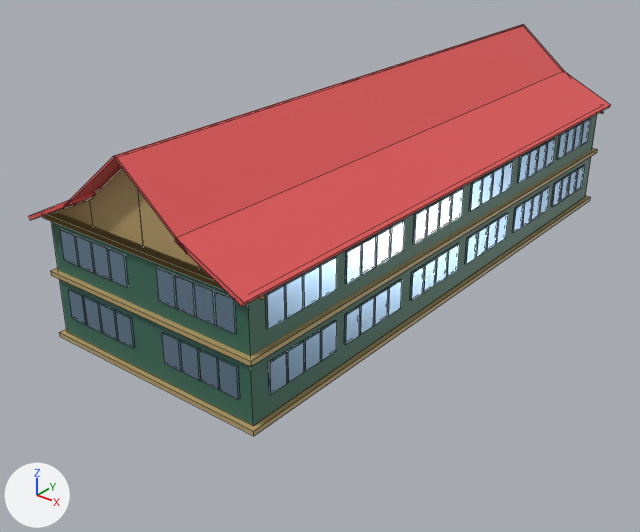
Renders of the Blender file Assets/building/Sekolah/Gedung sekolah 2 tingkat - 4.blend from each side of a commit.
Rendered twice from a 50 mm lens placed at (52.6, -74.3, 42.5), pointed at (-2.2, -5.7, 0.0). The lights are fixed; the arrows at lower left show +X, +Y and +Z. Mesh edges are drawn as thin lines.
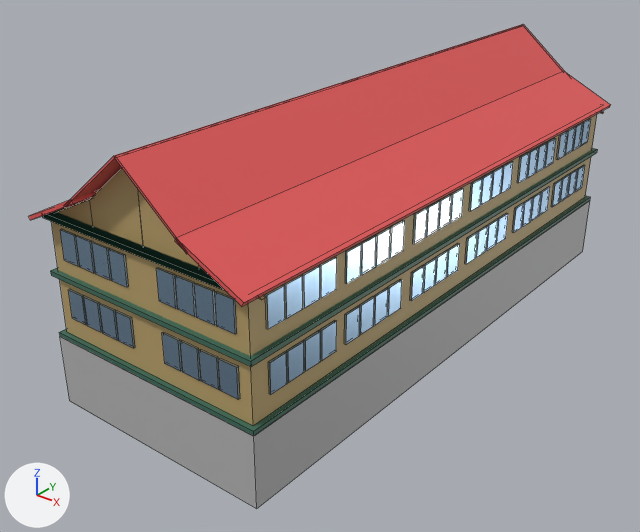
Location of each change, (x1, y1, x2, y2) in pixels of the pictures (640 x 532 px):
'Cube.017', added: after (60, 201, 590, 508)
'Cube', recoloured (green to brown): (60, 157, 591, 426) in both
'Cube.001', recoloured (green to brown): (51, 114, 597, 356) in both
'Cube.002', recoloured: (50, 148, 597, 436) in both
'Cube.012', recoloured: (60, 229, 236, 334) in both
'Cube.011', recoloured: (68, 289, 240, 399) in both
'Cube.006', recoloured: (266, 119, 591, 329) in both
'Cube.007', recoloured: (268, 165, 585, 394) in both
'Cube.008', recoloured: (345, 138, 556, 284) in both
'Cube.005', recoloured: (413, 161, 513, 244) in both
'Cube.010', recoloured: (345, 187, 550, 344) in both
'Cube.009', recoloured: (410, 213, 508, 301) in both
'Cube.003', recoloured: (42, 202, 224, 290) in both

Edits to the bpy script that builds the scene:
```text
Add mat_material_003:
    mat_material_003 = principled_material('Material.003')
    mat_material_003.base_color = (0.466, 0.466, 0.466)  # grey #b6b6b6
Change me_cube_001:
    where me_cube_001.from_pydata(...)  # 8 vertices, 6 faces; spans x -1.0..1.0, y -1.0..1.0, z -1.0..1.0
    remove me_cube_001.materials.append(mat_gedung)  # dark green #3c6e5c
    add me_cube_001.materials.append(mat_material_012)  # brown #bca36d
Change me_cube_002:
    where me_cube_002.from_pydata(...)  # 8 vertices, 6 faces; spans x -1.0..1.0, y -1.0..1.0, z -1.0..1.0
    remove me_cube_002.materials.append(mat_gedung)  # dark green #3c6e5c
    add me_cube_002.materials.append(mat_material_012)  # brown #bca36d
Change me_cube_003:
    where me_cube_003.from_pydata(...)  # 8 vertices, 6 faces; spans x -1.0..1.0, y -1.0..1.0, z -1.0..1.0
    remove me_cube_003.materials.append(mat_material_012)  # brown #bca36d
    add me_cube_003.materials.append(mat_gedung)  # dark green #3c6e5c
Change me_cube_004:
    where me_cube_004.from_pydata(...)  # 8 vertices, 6 faces; spans x -1.0..1.0, y -1.0..1.0, z -1.0..1.0
    remove me_cube_004.materials.append(mat_material_012)  # brown #bca36d
    add me_cube_004.materials.append(mat_gedung)  # dark green #3c6e5c
Add me_cube_011:
    me_cube_011.from_pydata(...)  # a box spanning x -1.0..1.0, y -1.0..1.0, z -1.0..1.0
    me_cube_011.materials.append(mat_material_003)  # grey #b6b6b6
Add ob_cube_017:
    ob_cube_017 = bpy.data.objects.new('Cube.017', me_cube_011)
    ob_cube_017.location = (0.0, 0.0, -4.2)
    ob_cube_017.scale = (12.5, 32.5, 3.7)
```
